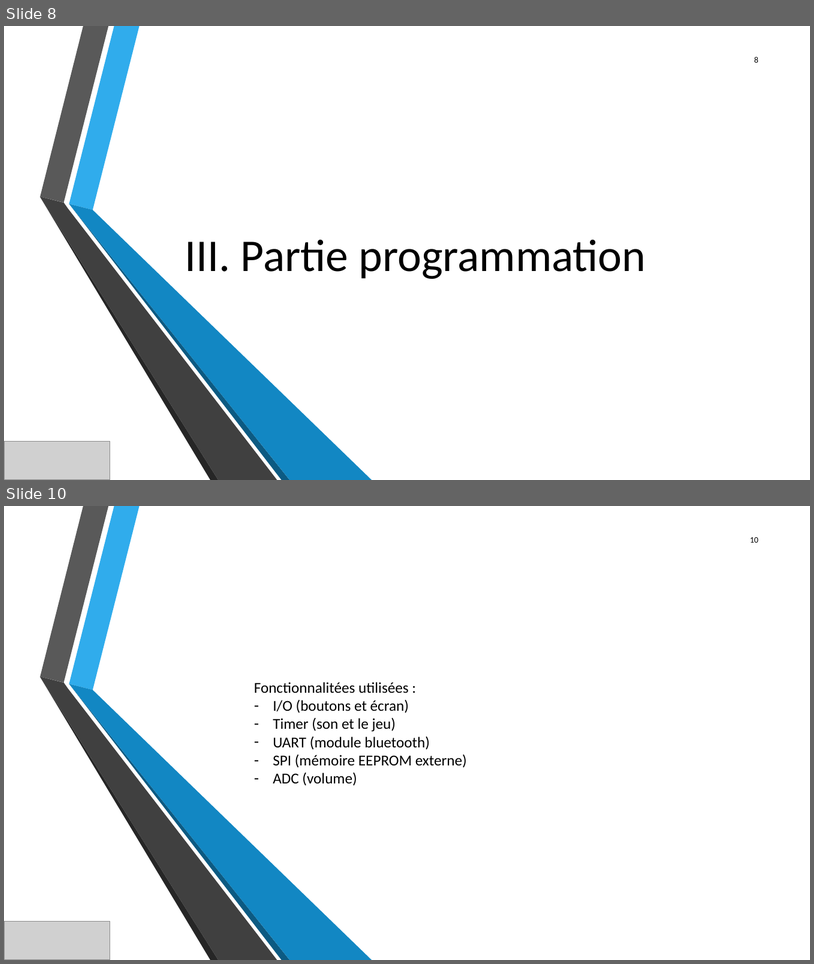
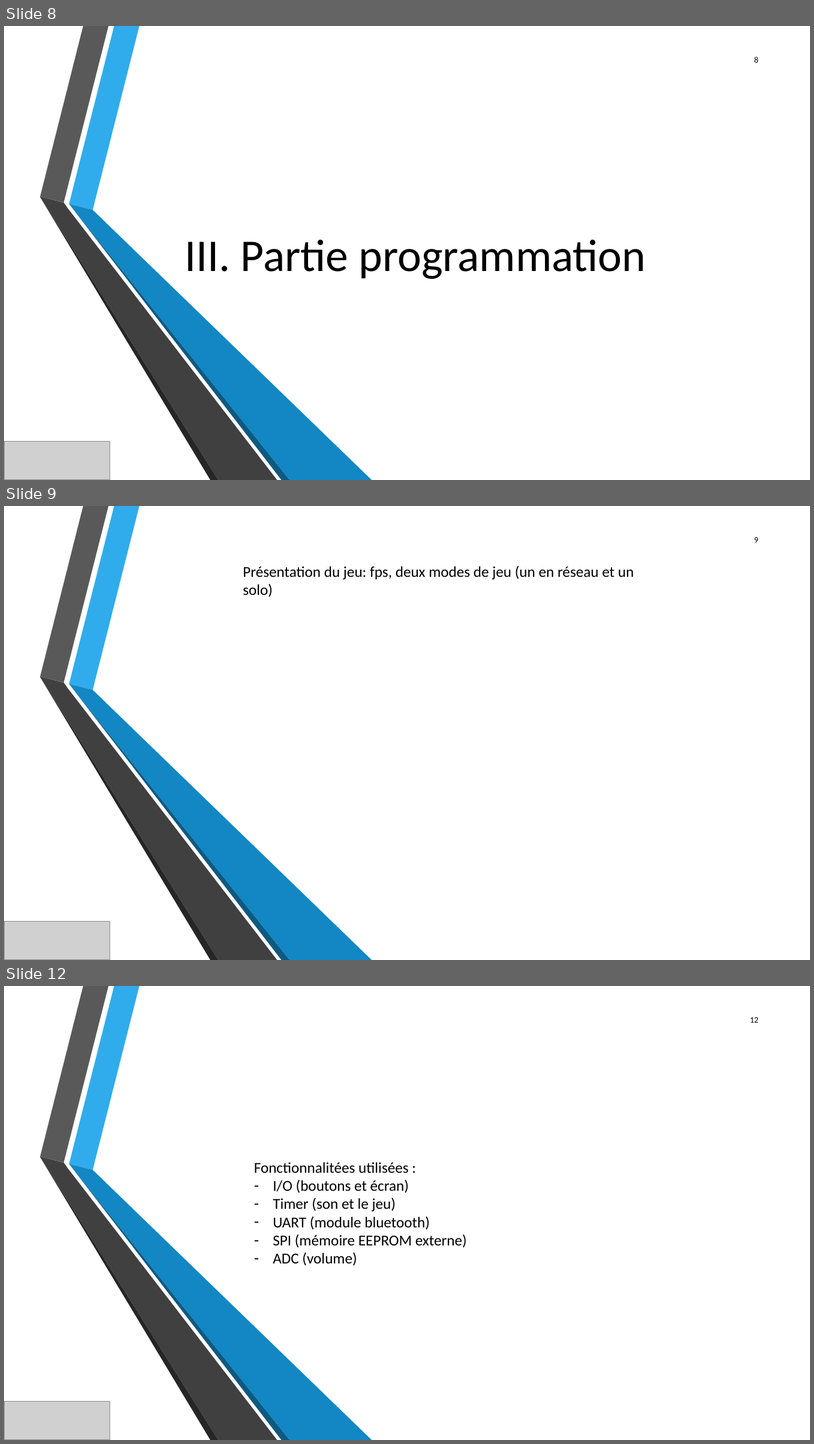
Before and after one commit to JeanSOUDIER/Bas-Niveau, a slide deck: Projet électif.pptx. Shown one above the other, each under a label of ours: slides 8 and 10 before the commit, slides 8, 9 and 12 after it; the slides between them are not shown. The pictures are 814x964 and 814x1444 pixels, drawn with LibreOffice and Linux fonts; fonts in the diff are those of the drawing; grey boxes stand for pictures; background and template pictures are left out. Boxes give left, top, right and bottom in pixels: in the first picture for what was removed or moved away, otherwise in the second. Text is boxed around its words. In the diff, an @@ line names an element or a change of style, - is before the commit and + after.

```diff
--- a/Projet électif.pptx
+++ b/Projet électif.pptx
@@ slide 9 added at [4,506,810,960], background picture (left out); not listed: 6 template elements that a slide beside it also shows @@
@@ page number added at [755,537,759,543], 10 pt, text #000000 @@
+9
@@ text added at [243,566,634,597], 18 pt, text #000000 @@
+Présentation du jeu: fps, deux modes de jeu (un en réseau et un solo)
@@ picture added at [4,921,110,960] @@
@@ what was slide 10 is now slide 12 @@
@@ page number at [750,1017,759,1023]: text changed @@
-10
+12
```
Also in this commit, not shown: 2 slides changed, 3 other slides added, 1 slide removed, 2 other files.
